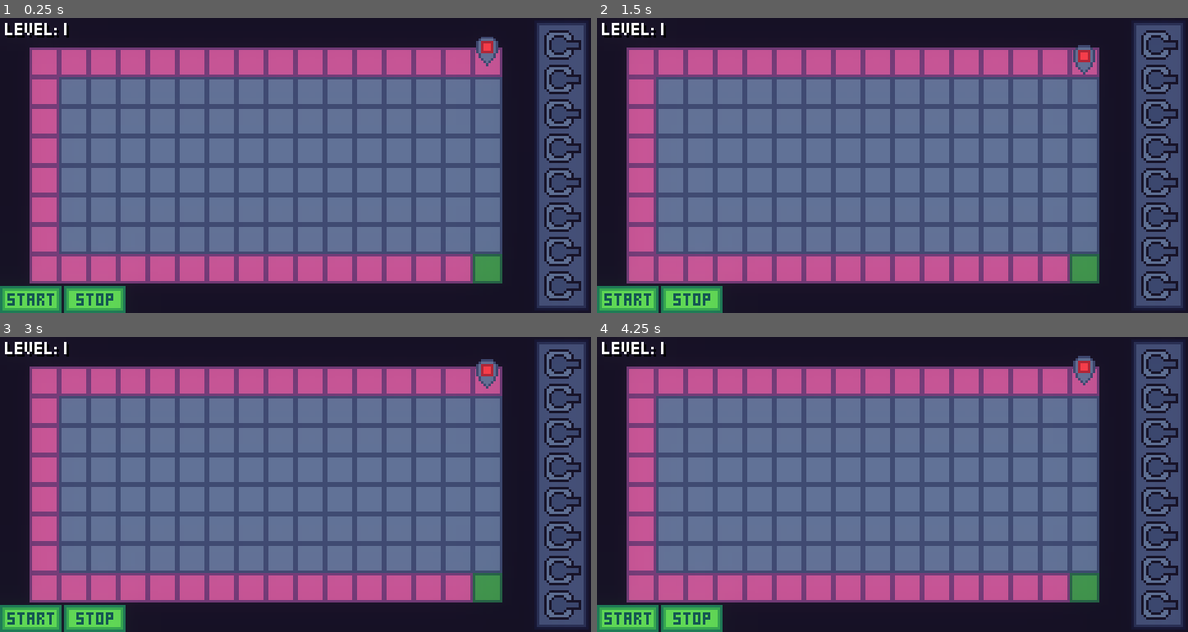
Above: before the commit, frames 1-4 (two rows, left to right).
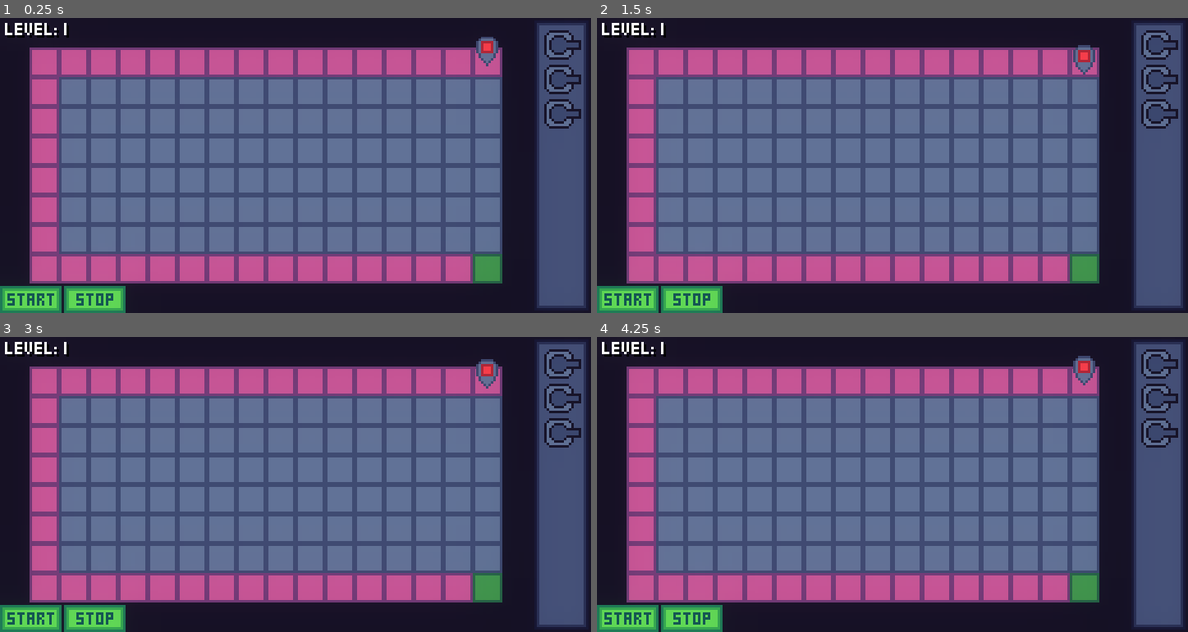
Above: after the commit, the same moments.

Repository: mariothedog/brackeys-game-jam
Game: Godot game, scene res://levels/level1.tscn
Same seed, same stepped clock (60 frames per second), same inputs: the game is played once before the commit and once after it.
Inputs (mouse positions are in pixels of both pictures, inside the frame that each line leads up to):
- Up to frame 1 (0.25 s): no input
- Up to frame 2 (1.5 s): click (626, 298) at 0.5 s; click (691, 298) at 1.25 s
- Up to frame 3 (3 s): click (29, 617) at 2 s; click (94, 617) at 2.75 s
- Up to frame 4 (4.25 s): click (1158, 363) at 3.5 s

The runs differ from the first frame. In frame 1, 1.8% of the frame differs, in the area x 92-99%, y 39-96%; in frame 2, 1.8%; in frame 3, 1.8%; in frame 4, 1.8%.

Commit message:
Set level1 to have 3 turrets

Diff:
--- a/src/levels/level1.tscn
+++ b/src/levels/level1.tscn
@@ -66,7 +66,7 @@
 position = Vector2( 217, 1 )
 z_index = 1
 script = ExtResource( 5 )
-num_turrets = 8
+num_turrets = 3
 
 [node name="Background" type="NinePatchRect" parent="Inventory"]
 margin_right = 22.0
